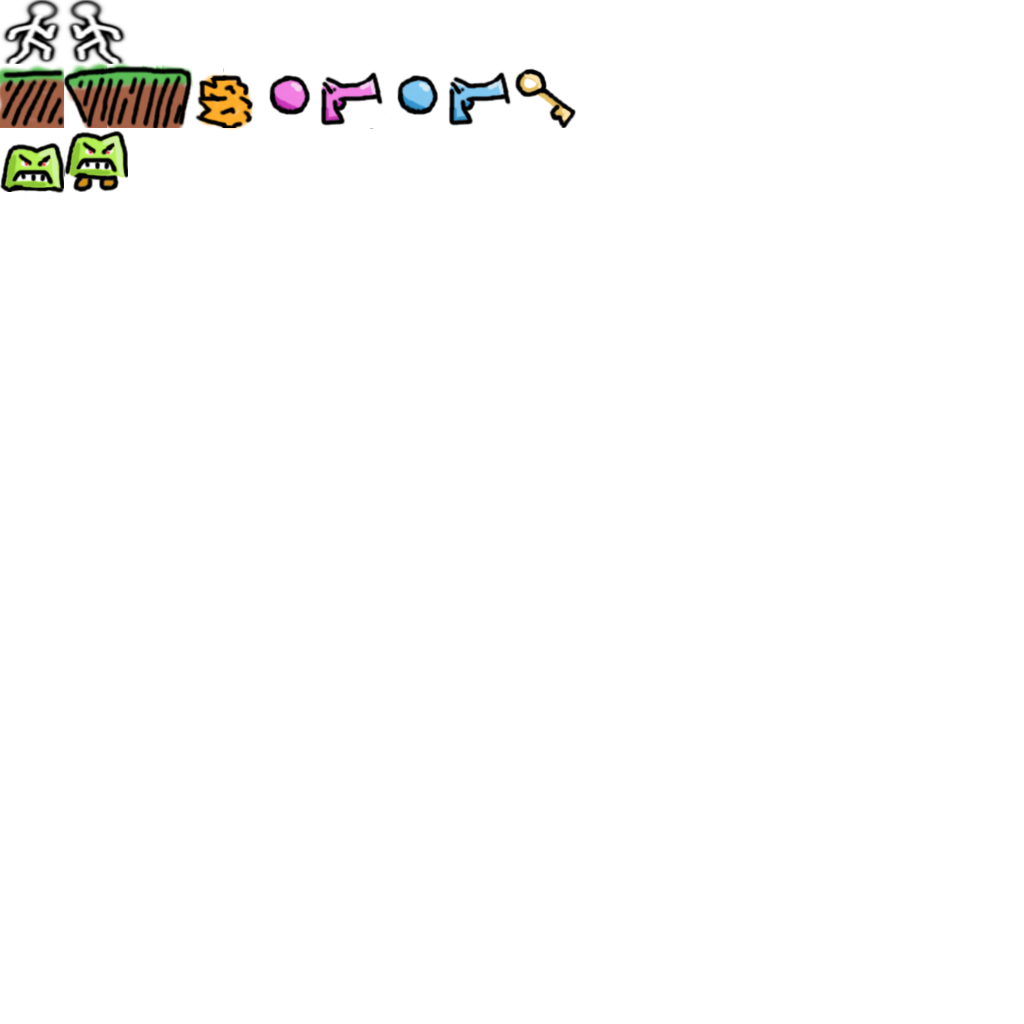
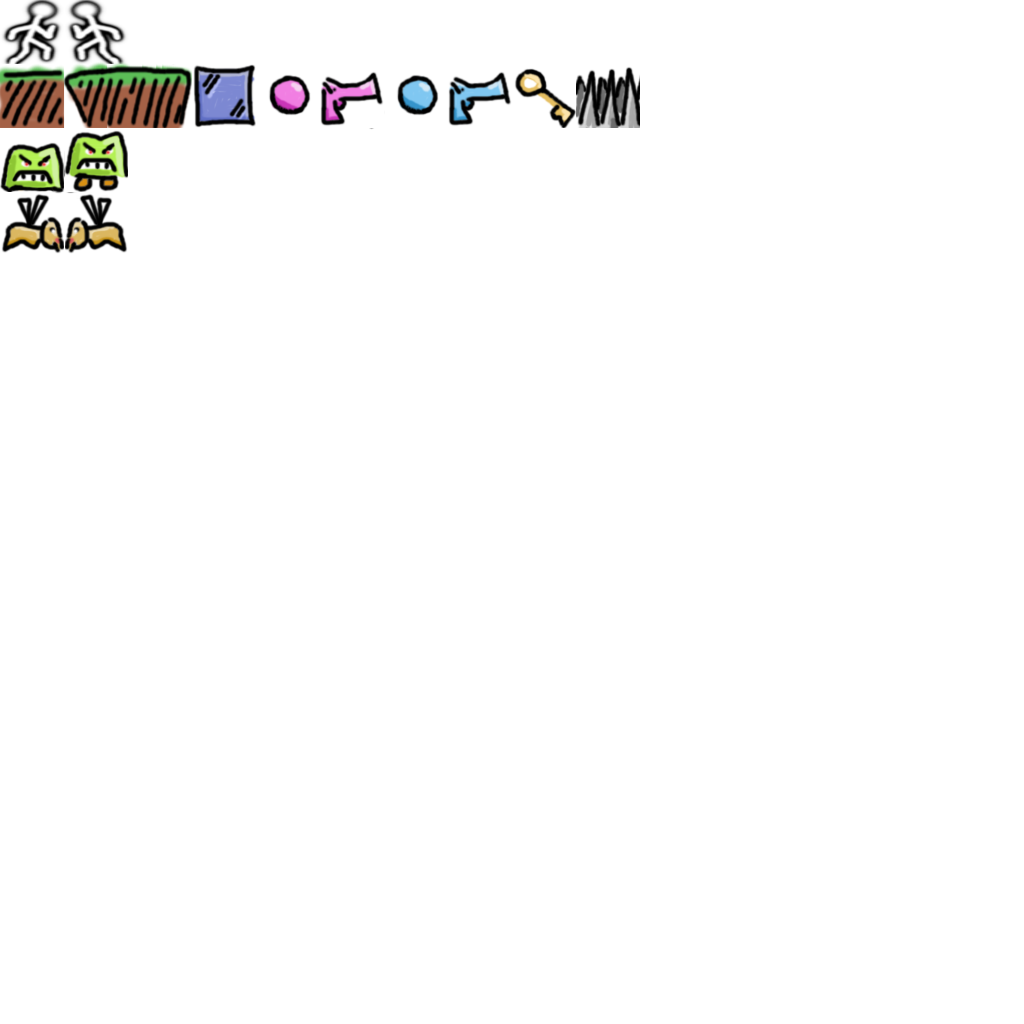
Two versions of the same layered image (1024x1024). Layer-by-layer changes:
painted on "Layer copy" over [1, 64, 640, 254]
